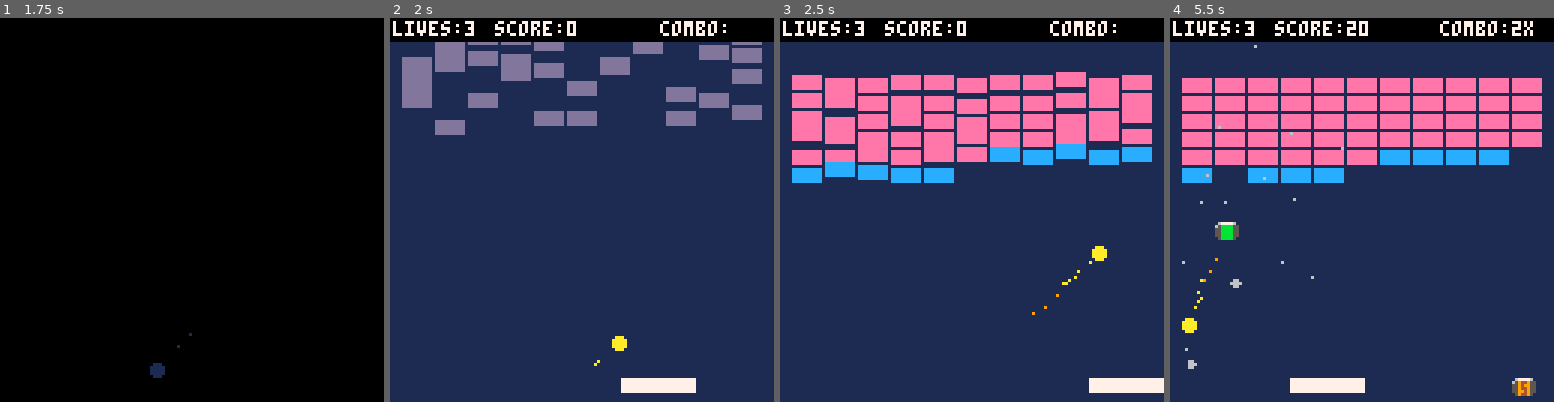
Above: before the commit, frames 1-4 (left to right).
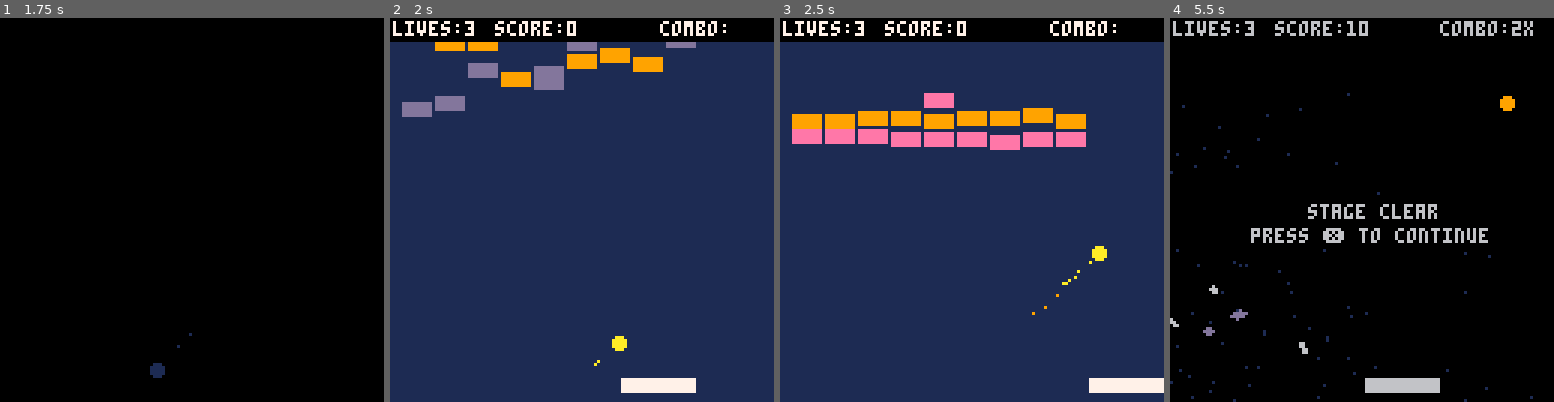
Above: after the commit, the same moments.

Repository: ivanarellano/pico8-doodles
Game: PICO-8 cartridge breakout/breakout.p8
The game is run twice, just before and just after one commit, with the same random seed, the same clock (stepped at 60 frames per second) and the same inputs.
Inputs:
- Up to frame 1 (1.75 s): tap X (X key) at 0.33, 1.07 s; hold Right from 1.6 s (still down)
- Up to frame 2 (2 s): keep holding Right; tap X (X key) at 1.85 s
- Up to frame 3 (2.5 s): release Right at 2.1 s; hold Right from 2.47 s (still down)
- Up to frame 4 (5.5 s): tap X (X key) at 2.97, 4.08, 5.2 s; release Right at 3.03 s; hold Left 3.08-3.58 s; hold Right 4.02-4.68 s; hold Left from 5.08 s (still down)

Frame 1 is identical in both runs. In frame 2, 9.3% of the frame differs, in the area x 3-97%, y 6-31%; in frame 3, 16%; in frame 4, 95%, in the area x 0-100%, y 0-100%.

Commit message:
Add explosion smoke on brick hit

Diff:
--- a/breakout/breakout.p8
+++ b/breakout/breakout.p8
@@ -8,9 +8,9 @@
 	level=""
 	levelnum=1
 	levels={}
-	levels[1]="b9bb9bb9bb9bb9bp9p"
-	--levels[1]="/x4b/s3b3s3/b9"
-	--levels[1]="bxhxsxixpxbxbxbxbxbxbxbxbxbxbxbxbxbxbxbxbxbxbxbxbxbxbxbx"
+	--levels[1]="b9bb9bb9bb9bb9bp9p"
+	levels[1]="/x4b/s3s3s3/b9"
+	levels[2]="bxhxsxixpxbxbxbxbxbxbxbxbxbxbxbxbxbxbxbxbxbxbxbxbxbxbxbx"
 	debug=""
 
 	blink_col=7
@@ -176,7 +176,8 @@
 end
 
 function levelover()
-	mode="levelover"
+	mode="leveloverwait"
+	lover_count=60
 end
 
 function serveball()
@@ -377,6 +378,8 @@
 		--draw_game()
 	elseif mode=="levelover" then
 		draw_levelover()
+	elseif mode=="leveloverwait" then
+		draw_game()
 	end
 
 	pal()
@@ -475,7 +478,7 @@
 function draw_levelover()
 	rectfill(0,60,128,76,0)
 	print("stage clear",46,62,7)
-	print("press ❎ to continue",27,70,7)
+	print("press ❎ to continue",27,70,blink_grey)
 end
 -->8
 function _update60()
@@ -493,6 +496,8 @@
 		update_levelover()
 	elseif mode=="gameoverwait" then
 		update_gameoverwait()
+	elseif mode=="leveloverwait" then
+		update_leveloverwait()
 	end
 end
 
@@ -540,10 +545,30 @@
 	end
 end
 
+function update_leveloverwait()
+	lover_count-=1
+	if lover_count<=0 then
+		lover_count=-1
+		mode="levelover"
+	end
+end
+
 function update_levelover()
-	if btnp(5) then
-		nextlevel()
-	end
+ if lover_count<0 then
+  if btnp(5) then
+   lover_count=80
+   blinkspeed=1
+   sfx(9)
+  end
+ else
+  lover_count-=1
+  fadeperc=(80-lover_count)/80
+  if lover_count<=0 then
+   lover_count= -1
+   blinkspeed=8
+   nextlevel()
+  end
+ end
 end
 
 function update_game()
@@ -760,6 +785,7 @@
 	--ball missed paddle
 	if nexty>127 then
 		sfx(0)
+		spawndeath(b.x,b.y)
 		if #balls>1 then
 			shake+=0.1
 			del(balls,b)
@@ -881,6 +907,7 @@
 	elseif brick=="s" then
 		--exploding
 		sfx(1+combo_mult)
+		shatterbrick(bricks[i],lasthitx,lasthity)
 		bricks[i].t="zz"
 		shake+=0.1
 		if combo then
@@ -901,15 +928,17 @@
 
 function checkexplosions()
 	for i=1,#bricks do
-		if bricks[i].t=="zz" then
+		if bricks[i].t=="zz" and bricks[i].v then
 			bricks[i].t="z"
 		end
 	end
 
 	for i=1,#bricks do
-		if bricks[i].t=="z" then
+		local b=bricks[i]
+		if b.t=="z" and b.v then
 
 			explodebrick(i)
+			spawnexplosion(b.x,b.y)
 		end
 	end
 
@@ -1109,6 +1138,39 @@
 				end
 			end
 		end
+	end
+end
+
+function spawnexplosion(x,y)
+	--first smoke
+	for i=1,10 do
+		local ang=rnd()
+		local dx=cos(ang)*rnd(2)
+		local dy=sin(ang)*rnd(2)
+		local col={0,0,5,5,6}
+
+		addpart(x,y,dx,dy,2,10+rnd(15),col,1+rnd(4))
+	end
+
+	--fireball
+	for i=1,15 do
+		local ang=rnd()
+		local dx=cos(ang)*(rnd(2)+1.2)
+		local dy=sin(ang)*(rnd(2)+1.2)
+		local col={7,10,9,8,5}
+
+		addpart(x,y,dx,dy,2,20+rnd(20),col,1+rnd(4))
+	end
+end
+
+function spawndeath(x,y)
+	for i=1,20 do
+		local ang=rnd()
+		local dx=cos(ang)*(rnd(3)+1.2)
+		local dy=sin(ang)*(rnd(3)+1.2)
+		local col={10,10,9,4,0}
+
+		addpart(x,y,dx,dy,2,20+rnd(15),col,1+rnd(4))
 	end
 end
 
